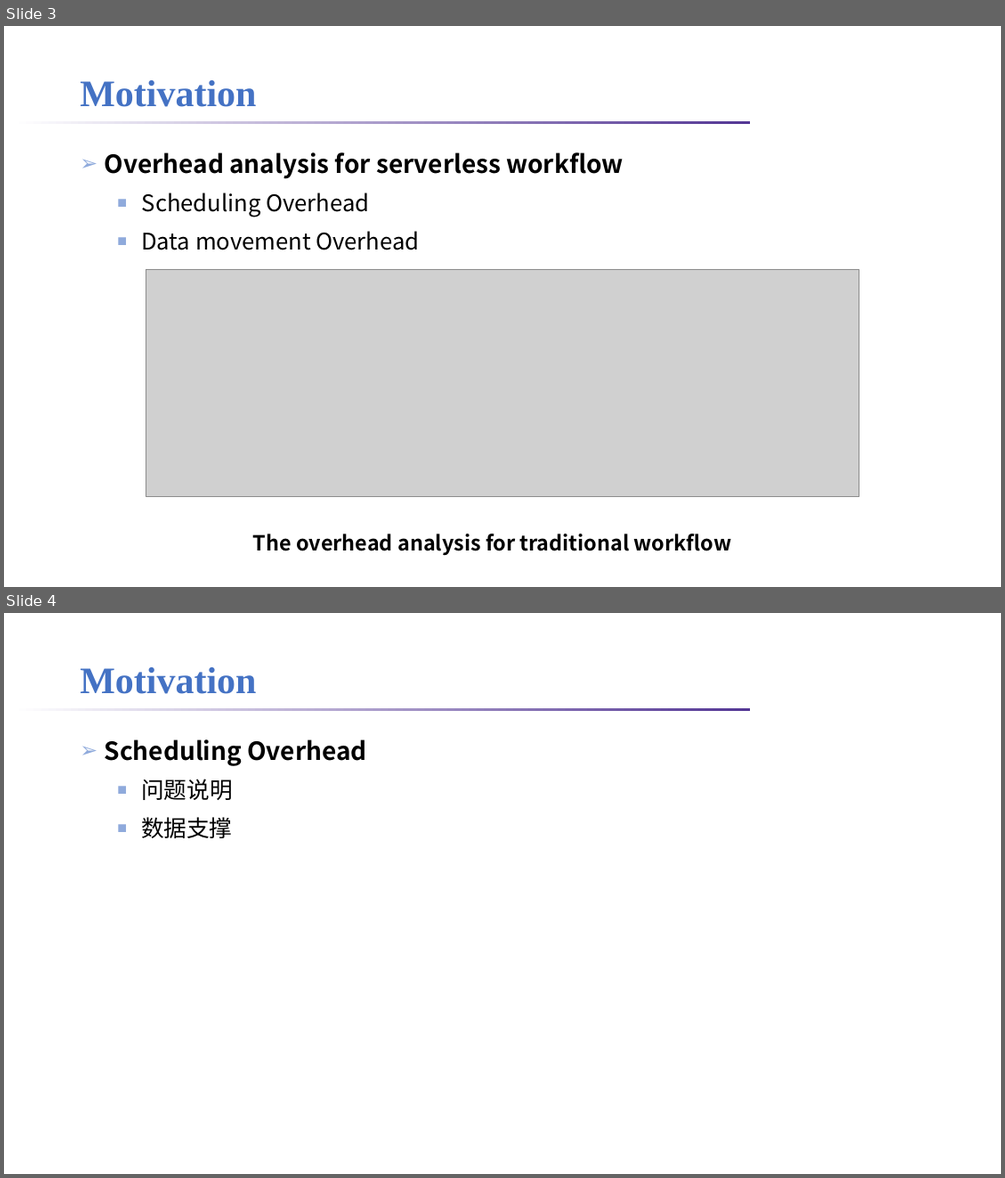
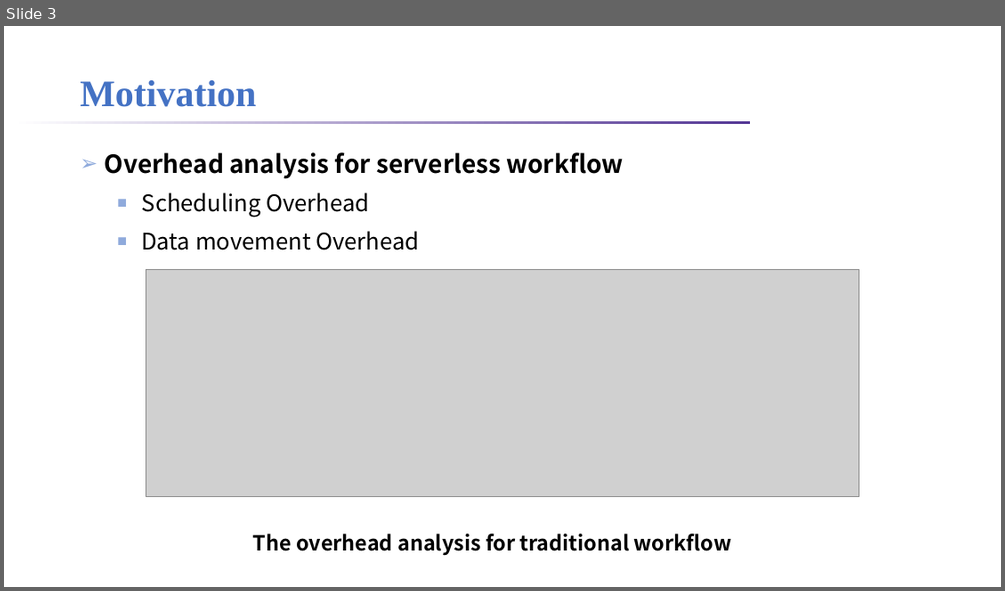
Before and after one commit to lt2000/ADSL, a slide deck: meeting/利用调度解决Serverless的IO时延问题.pptx. Shown one above the other, each under a label of ours: slides 3 and 4 before the commit, slide 3 after it. The pictures are 1005x1178 and 1005x591 pixels, drawn with LibreOffice and Linux fonts; fonts in the diff are those of the drawing; grey boxes stand for pictures; background and template pictures are left out. Boxes give left, top, right and bottom in pixels: in the first picture for what was removed or moved away, otherwise in the second. Text is boxed around its words. In the diff, an @@ line names an element or a change of style, - is before the commit and + after.

```diff
--- a/meeting/利用调度解决Serverless的IO时延问题.pptx
+++ b/meeting/利用调度解决Serverless的IO时延问题.pptx
@@ slide 4 removed at bbox=[4, 613, 1001, 1174], background #FFFFFF; not listed: 1 template element that a slide beside it also shows @@
@@ title removed at bbox=[80, 667, 256, 694] @@
-Motivation
@@ text removed at bbox=[105, 739, 366, 838] @@
-➢ Scheduling Overhead
-  ■ 问题说明
-  ■ 数据支撑
```
Also in this commit, not shown: 3 slides changed, 7 slides added, 2 other files.
